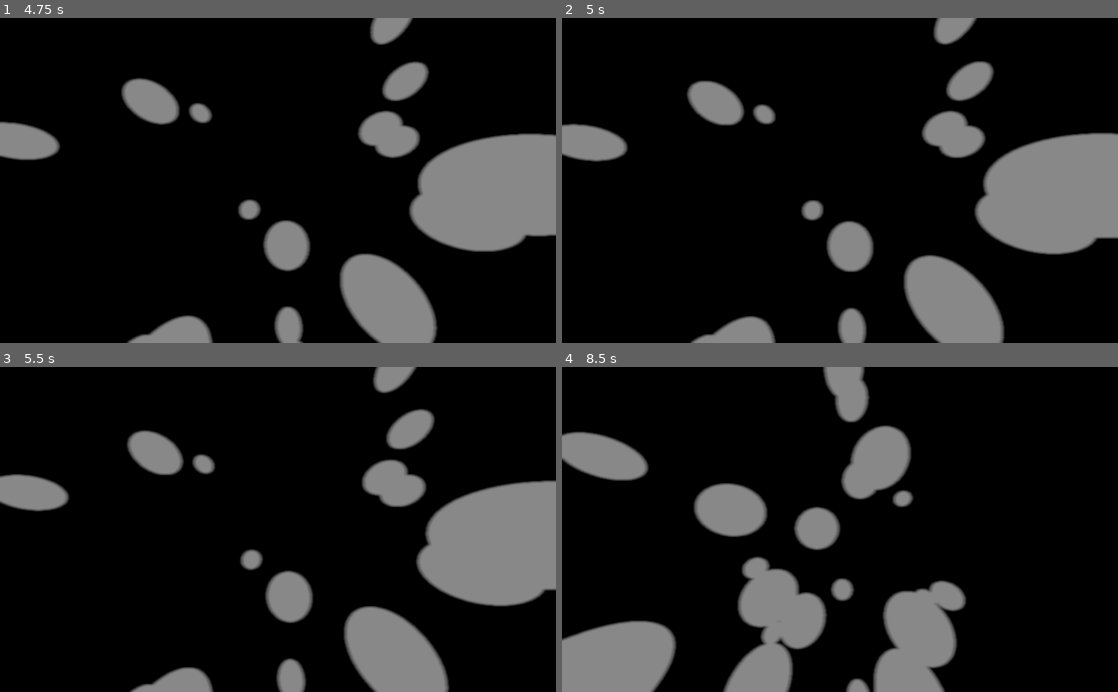
Above: before the commit, frames 1-4 (two rows, left to right).
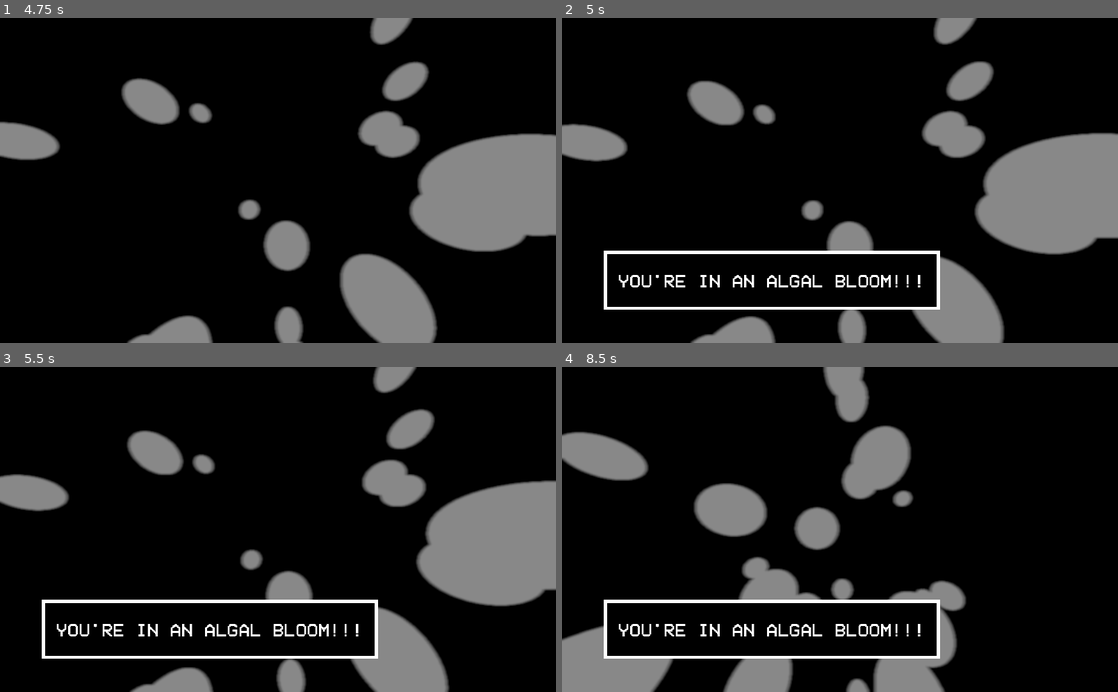
Above: after the commit, the same moments.

Repository: Tass0sm/brine-shrimp-sim-2
Game: Godot game, scene res://Main.tscn
The game is run twice, just before and just after one commit, with the same random seed, the same clock (stepped at 60 frames per second) and the same inputs.
Inputs:
- Up to frame 1 (4.75 s): click "Play Game" at 0.5 s; tap Enter at 1.25, 1.35, 2.1, 2.85, 3.6, 4.35 s
- Up to frame 2 (5 s): no input
- Up to frame 3 (5.5 s): tap Enter at 5.1 s
- Up to frame 4 (8.5 s): tap Enter every 0.75 s from 5.85 to 8.1 s

Frame 1 is identical in both runs. In frame 2, 3.3% of the frame differs, in the area x 7-68%, y 71-90%; in frame 3, 3.3%; in frame 4, 6.5%.
Error before the commit: Attempt to call function 'hide' in base 'null instance' on a null instance. (res://World.gd:19)

Commit message:
Finish merging world

Diff:
--- a/World.gd
+++ b/World.gd
@@ -19,7 +19,6 @@
 	$vomit_popup.hide()
 	$mating_popup.hide()
 	$algal_bloom_popup.hide()
-
 
 	$ambience.play()
 	pass
--- a/World.tscn
+++ b/World.tscn
@@ -1,9 +1,12 @@
-[gd_scene load_steps=6 format=2]
+[gd_scene load_steps=10 format=2]
 
 [ext_resource path="res://Player.tscn" type="PackedScene" id=1]
 [ext_resource path="res://World.gd" type="Script" id=3]
 [ext_resource path="res://sounds/tracks/ambient_loop.mp3" type="AudioStream" id=4]
 [ext_resource path="res://Blobs.gd" type="Script" id=6]
+[ext_resource path="res://fonts/vcr_mono.tres" type="DynamicFont" id=7]
+[ext_resource path="res://sounds/fx/vomit3.wav" type="AudioStream" id=8]
+[ext_resource path="res://sounds/fx/splat1.wav" type="AudioStream" id=9]
 
 [sub_resource type="Environment" id=10]
 background_mode = 1
@@ -11,6 +14,14 @@
 ambient_light_energy = 0.25
 dof_blur_far_enabled = true
 dof_blur_near_enabled = true
+
+[sub_resource type="StyleBoxFlat" id=11]
+bg_color = Color( 0, 0, 0, 1 )
+border_width_left = 6
+border_width_top = 6
+border_width_right = 6
+border_width_bottom = 6
+border_color = Color( 1, 1, 1, 1 )
 
 [node name="World" type="Spatial"]
 script = ExtResource( 3 )
@@ -20,9 +31,80 @@
 [node name="WorldEnvironment" type="WorldEnvironment" parent="."]
 environment = SubResource( 10 )
 
-[node name="AudioStreamPlayer" type="AudioStreamPlayer" parent="."]
+[node name="ambience" type="AudioStreamPlayer" parent="."]
 stream = ExtResource( 4 )
 
 [node name="Blobs" type="MultiMeshInstance" parent="."]
 transform = Transform( 20, 0, 0, 0, 20, 0, 0, 0, 20, 0, 0, 0 )
 script = ExtResource( 6 )
+
+[node name="fx_vomit3" type="AudioStreamPlayer" parent="."]
+stream = ExtResource( 8 )
+
+[node name="fx_splat1" type="AudioStreamPlayer" parent="."]
+stream = ExtResource( 9 )
+
+[node name="vomit_popup" type="MarginContainer" parent="."]
+visible = false
+margin_left = 77.0
+margin_top = 430.0
+margin_right = 450.0
+margin_bottom = 539.0
+
+[node name="Panel" type="Panel" parent="vomit_popup"]
+margin_right = 373.0
+margin_bottom = 109.0
+custom_styles/panel = SubResource( 11 )
+
+[node name="Label" type="Label" parent="vomit_popup/Panel"]
+margin_left = 11.0
+margin_top = 12.0
+margin_right = 359.0
+margin_bottom = 97.0
+custom_fonts/font = ExtResource( 7 )
+text = "YOU VOMITED :)"
+align = 1
+valign = 1
+
+[node name="mating_popup" type="MarginContainer" parent="."]
+visible = false
+margin_left = 77.0
+margin_top = 430.0
+margin_right = 381.0
+margin_bottom = 539.0
+
+[node name="Panel" type="Panel" parent="mating_popup"]
+margin_right = 304.0
+margin_bottom = 109.0
+custom_styles/panel = SubResource( 11 )
+
+[node name="Label" type="Label" parent="mating_popup/Panel"]
+margin_left = 11.0
+margin_top = 12.0
+margin_right = 290.0
+margin_bottom = 97.0
+custom_fonts/font = ExtResource( 7 )
+text = "YOU MATED :)"
+align = 1
+valign = 1
+
+[node name="algal_bloom_popup" type="MarginContainer" parent="."]
+margin_left = 77.0
+margin_top = 430.0
+margin_right = 696.0
+margin_bottom = 539.0
+
+[node name="Panel" type="Panel" parent="algal_bloom_popup"]
+margin_right = 619.0
+margin_bottom = 109.0
+custom_styles/panel = SubResource( 11 )
+
+[node name="Label" type="Label" parent="algal_bloom_popup/Panel"]
+margin_left = 26.0
+margin_top = 12.0
+margin_right = 593.0
+margin_bottom = 97.0
+custom_fonts/font = ExtResource( 7 )
+text = "YOU'RE IN AN ALGAL BLOOM!!!"
+align = 1
+valign = 1
